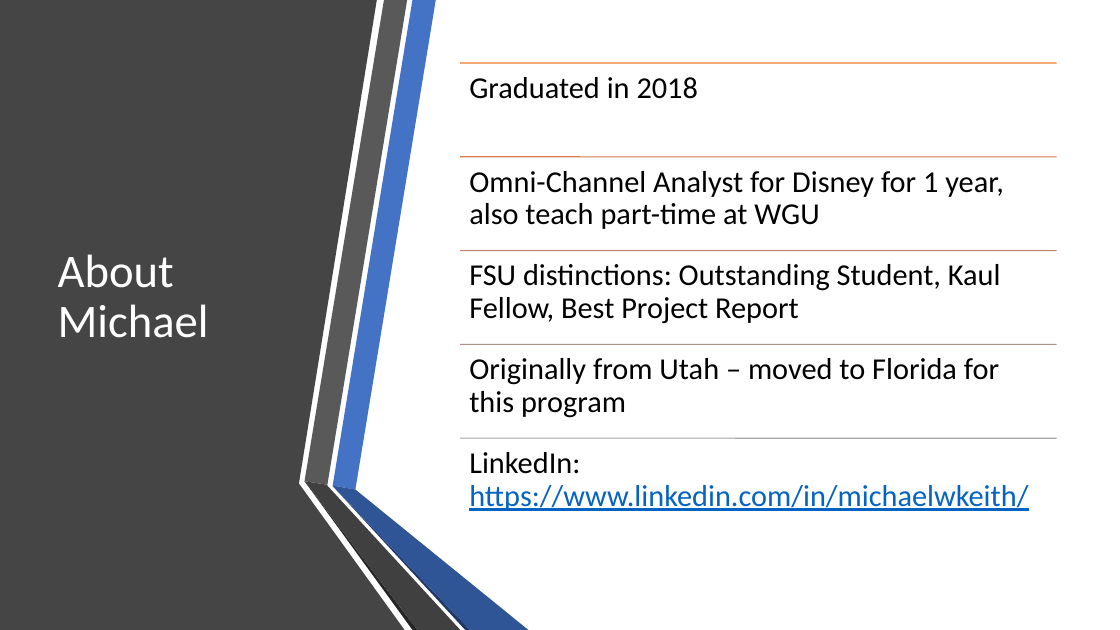
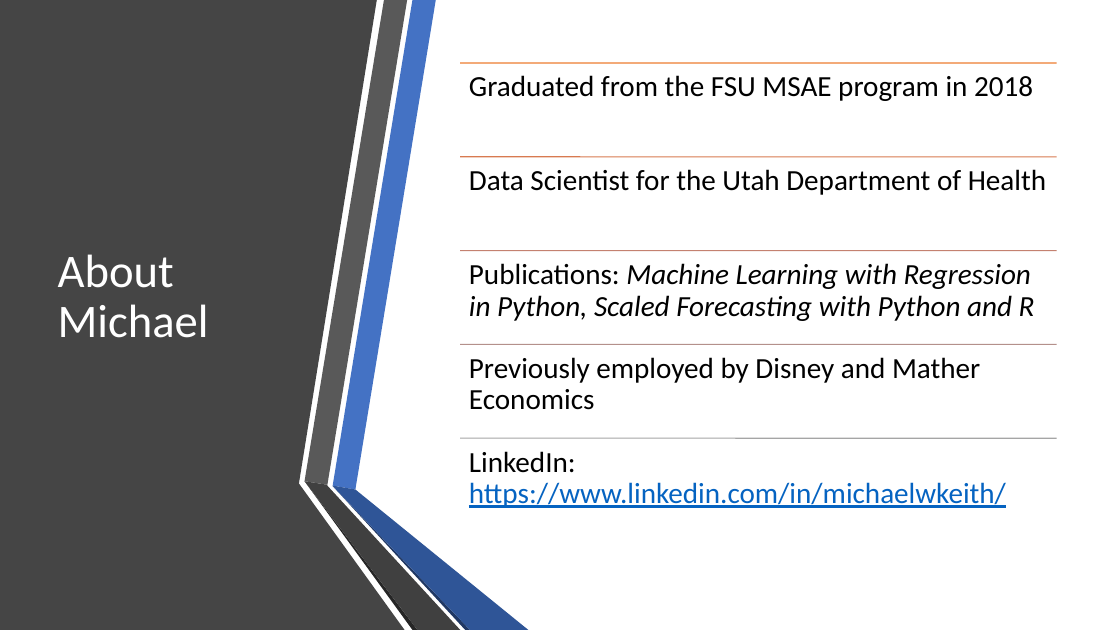
Before and after one commit to mikekeith52/FSU_SQL, a slide deck: slide 1 of SQL.pptx. Drawn at 1120x630 pixels with LibreOffice and Linux fonts; fonts in the diff are those of the drawing. Boxes give left, top, right and bottom in pixels: in the first picture for what was removed or moved away, otherwise in the second. Text is boxed around its words. In the diff, an @@ line names an element or a change of style, - is before the commit and + after.

```diff
--- a/SQL.pptx
+++ b/SQL.pptx
@@ text at [469,75,1033,101]: text changed; size 26 to 25 pt @@
-Graduated in 2018
+Graduated from the FSU MSAE program in 2018
@@ text at [469,169,1046,195]: text changed; size 26 to 25 pt @@
-Omni-Channel Analyst for Disney for 1 year, also teach part-time at WGU
+Data Scientist for the Utah Department of Health
@@ text at [469,263,1035,321]: text changed; size 26 to 25 pt; italic on @@
-FSU distinctions: Outstanding Student, Kaul Fellow, Best Project Report
+Publications: Machine Learning with Regression in Python, Scaled Forecasting with Python and R
@@ text at [469,357,980,410]: text changed; size 26 to 25 pt @@
-Originally from Utah – moved to Florida for this program
+Previously employed by Disney and Mather Economics
@@ text "LinkedIn: https://www.linkedin.com/in/michaelwkeith/" at [469,451,1006,508]: size 26 to 25 pt @@
```
Also in this commit, not shown: 4 other files.
